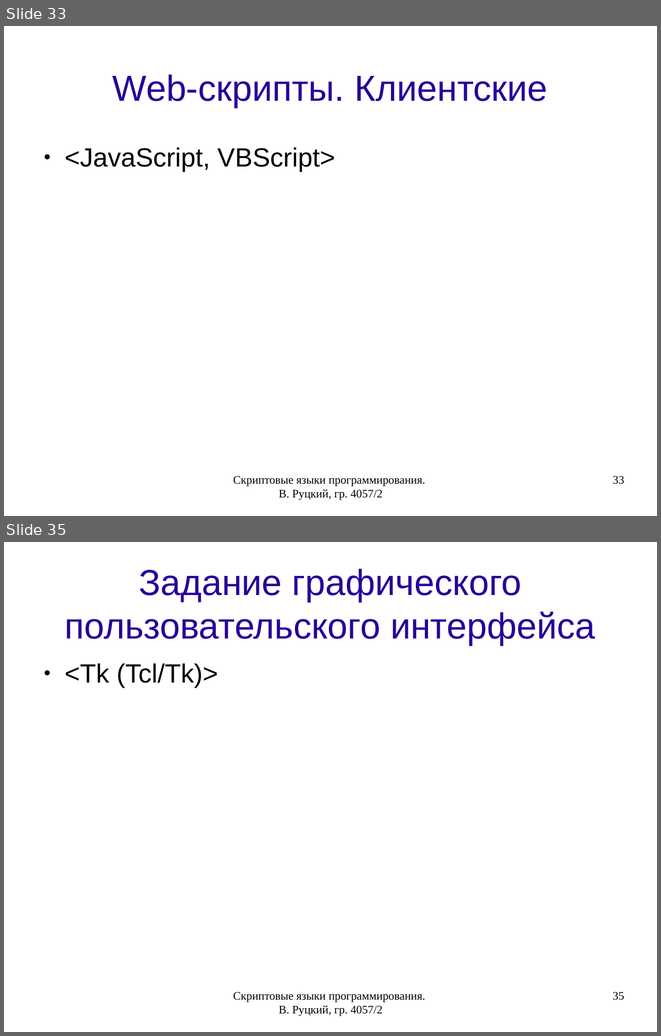
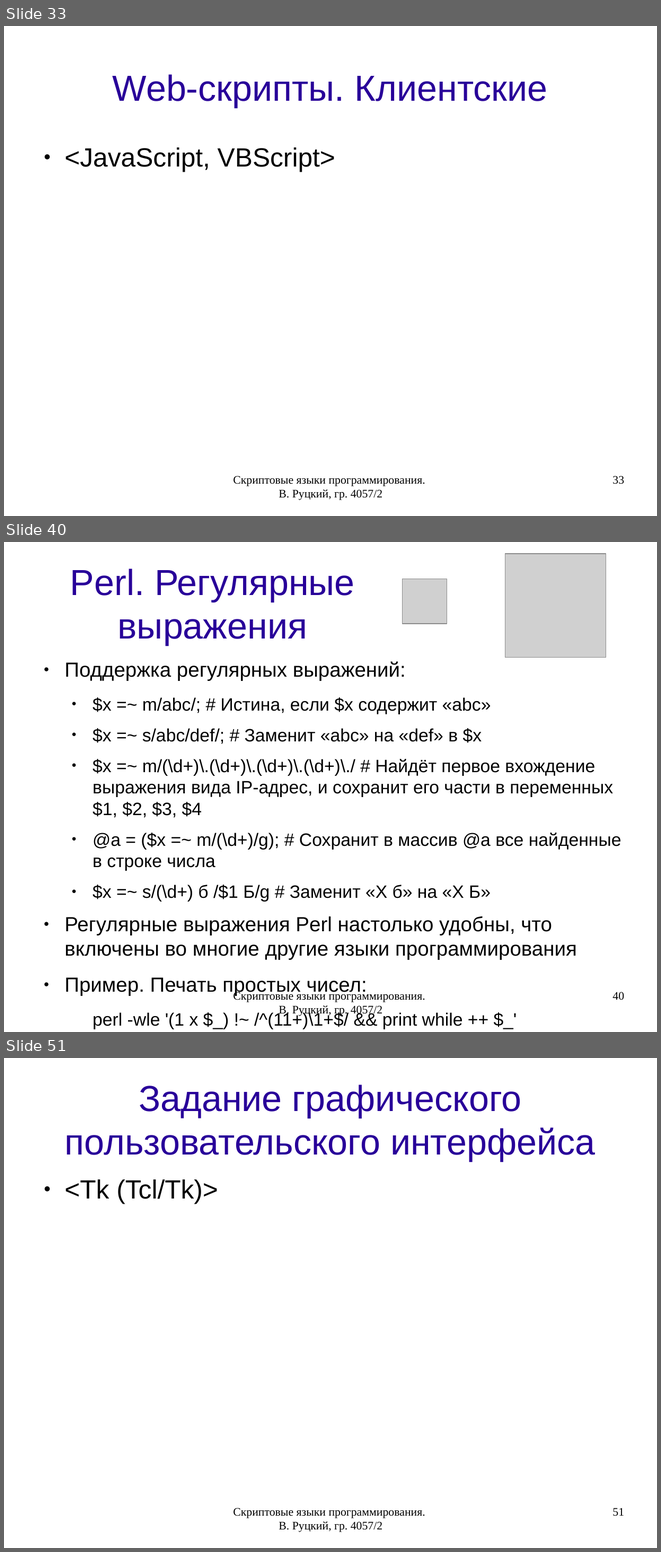
Before and after one commit to rutsky/semester07, a slide deck: Operation_systems/scripting_languages/40572_Rutsky_Scripting_languages.odp. Shown one above the other, each under a label of ours: slides 33 and 35 before the commit, slides 33, 40 and 51 after it; the slides between them are not shown. The pictures are 661x1036 and 661x1552 pixels, drawn with LibreOffice and Linux fonts; fonts in the diff are those of the drawing; grey boxes stand for pictures. Boxes give left, top, right and bottom in pixels: in the first picture for what was removed or moved away, otherwise in the second. Text is boxed around its words. In the diff, an @@ line names an element or a change of style, - is before the commit and + after.

```diff
--- a/Operation_systems/scripting_languages/40572_Rutsky_Scripting_languages.odp
+++ b/Operation_systems/scripting_languages/40572_Rutsky_Scripting_languages.odp
@@ slide 40 added at (x1=4, y1=542, x2=657, y2=1032), background #FFFFFF @@
@@ picture added at (x1=505, y1=554, x2=606, y2=658) @@
@@ title added at (x1=70, y1=568, x2=355, y2=645), 44 pt, text #280099 @@
+Perl. Регулярные выражения
@@ picture added at (x1=403, y1=579, x2=447, y2=624) @@
@@ text added at (x1=64, y1=661, x2=621, y2=1029), 21.7 pt, text #000000 @@
+● Поддержка регулярных выражений:
+  ● $x =~ m/abc/; # Истина, если $x содержит «abc»
+  ● $x =~ s/abc/def/; # Заменит «abc» на «def» в $x
+  ● $x =~ m/(\d+)\.(\d+)\.(\d+)\.(\d+)\./ # Найдёт первое вхождение выражения вида IP-адрес, и сохранит его части в переменных $1, $2, $3, $4
+  ● @a = ($x =~ m/(\d+)/g); # Сохранит в массив @a все найденные в строке числа
+  ● $x =~ s/(\d+) б /$1 Б/g # Заменит «X б» на «X Б»
+● Регулярные выражения Perl настолько удобны, что включены во многие другие языки программирования
+● Пример. Печать простых чисел:
+  perl -wle '(1 x $_) !~ /^(11+)\1+$/ && print while ++ $_'
@@ text added at (x1=233, y1=990, x2=425, y2=1016), 14 pt, text #000000 @@
+Скриптовые языки программирования. В. Руцкий, гр. 4057/2
@@ page number added at (x1=612, y1=991, x2=624, y2=1000), 14 pt, text #000000 @@
+40
@@ what was slide 35 is now slide 51 @@
@@ page number at (x1=612, y1=1507, x2=624, y2=1516): text changed @@
-35
+51
```
Also in this commit, not shown: 9 slides changed, 15 other slides added.
